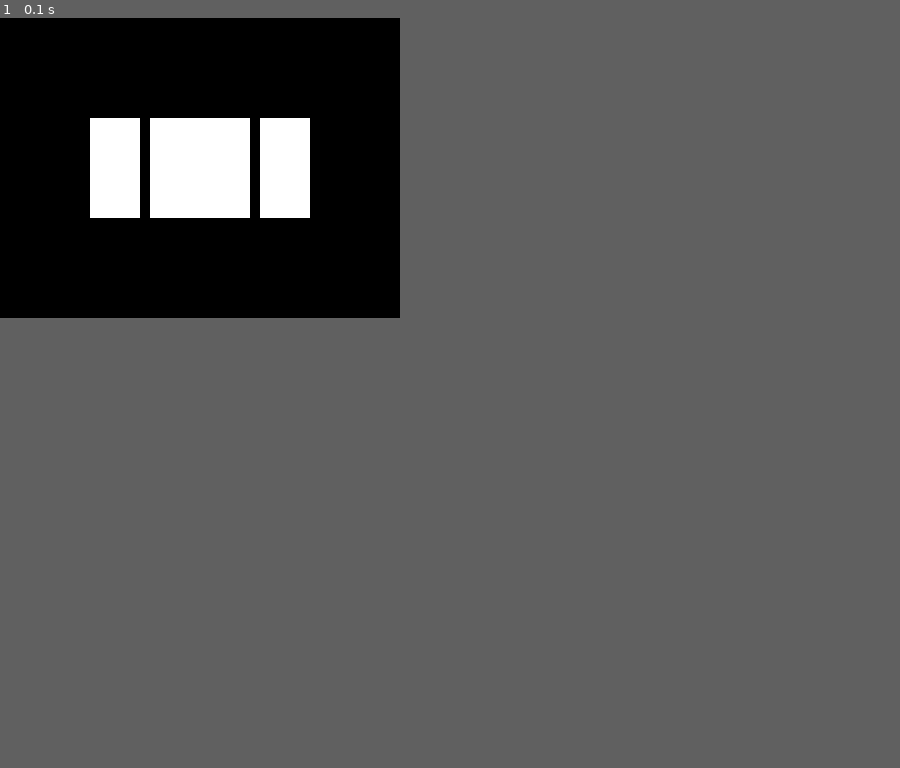
Above: before the commit, frame 1.
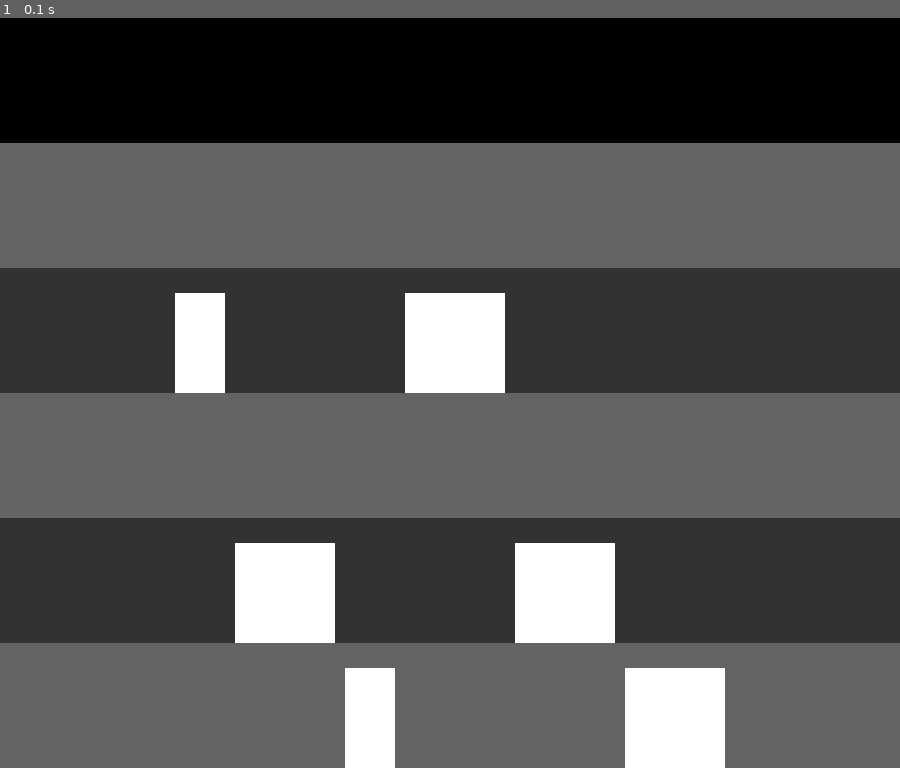
Above: after the commit, the same moment.

Repository: niklasdhein/EiP-Praktium-Aufzugssimulation
Game: pygame game, started from simulation.py
The game is run twice, just before and just after one commit, with the same random seed, the same clock (stepped at 60 frames per second) and the same inputs.
Inputs:
- Up to frame 1 (0.1 s): no input
In our replay, the window is 400x300 before the commit and 900x750 after it. These sizes can differ from the game's own. Grey fills any space a smaller window leaves; there, only what the larger window draws over its background counts as a difference.

The runs differ from the first frame. In frame 1, 53% of the frame differs, in the area x 0-100%, y 0-100%.

Commit message:
basis gebäude logik

Diff:
--- a/building.py
+++ b/building.py
@@ -1,6 +1,8 @@
-class Bulding:
+class Building:
+    level_height = 250
     def __init__(self, levels: int) -> None:
         self.levels = levels
+        self.height = self.level_height * self.levels
 
         self.elevator_controller = None
         self.staircase = None
--- a/simulation.py
+++ b/simulation.py
@@ -5,10 +5,11 @@
 from elevator import Elevator
 from elevator_controller import ElevatorController
 from passenger import Passenger
+from building import Building
 
 # === vars ===
-width = 800
-height = 600
+width = 1800
+height = 1500
 
 # initialize pygame
 pygame.init()
@@ -19,13 +20,18 @@
 
 # == pre sim stuff ==
 
-# spawn an elevator
-test_elevator1 = Elevator(500, 10)
-test_elevator2 = Elevator(1500, 10)
-test_elevator3 = Elevator(200, 10)
+# create the building to simulate
+building = Building(levels=5)
+
+# create random elevators
+random_elevators = []
+for i in range(random.randint(3,8)):
+    random_elevator = Elevator(capacity=random.randint(300, 2500), speed=10)
+    random_elevator.level = random.randint(0, building.levels-1)
+    random_elevators.append(random_elevator)
 
 # create elevator controller
-test_ec = ElevatorController([test_elevator1, test_elevator2, test_elevator3])
+test_ec = ElevatorController(elevators=random_elevators)
 
 # === game loop ===
 running = True
@@ -35,18 +41,24 @@
         if event.type == pygame.QUIT:
             running = False
 
-    # calculate the expected width of all elevators
+    # -- draw each level --
+    for i in range(building.levels):
+        level_rect = pygame.Rect(0, height - (i+1) * Building.level_height, width, Building.level_height)
+        pygame.draw.rect(screen, (100, 100, 100) if i % 2 == 0 else (50, 50, 50), level_rect)
+
+    # -- elevator stuff --
+    # calculate the width all elevators (including margins) need
     total_elevator_width = 0
     margin_x = 20   # 20px space between elevators
     for e in test_ec.elevators:
         total_elevator_width += e.width
     total_elevator_width += (len(test_ec.elevators) - 1) * margin_x
 
-    # draw each elevator
+    # draw the elevators according to their stats
     offset_x = 0
     for i in range(len(test_ec.elevators)):
         # create pygame rect
-        elevator_rect = pygame.Rect(width // 2 - total_elevator_width // 2 + offset_x, height // 2 - Elevator.height // 2, test_ec.elevators[i].width, Elevator.height)
+        elevator_rect = pygame.Rect(width // 2 - total_elevator_width // 2 + offset_x, height - Building.level_height * test_ec.elevators[i].level - Elevator.height, test_ec.elevators[i].width, Elevator.height)
 
         # calculate offset
         offset_x += test_ec.elevators[i].width + margin_x
